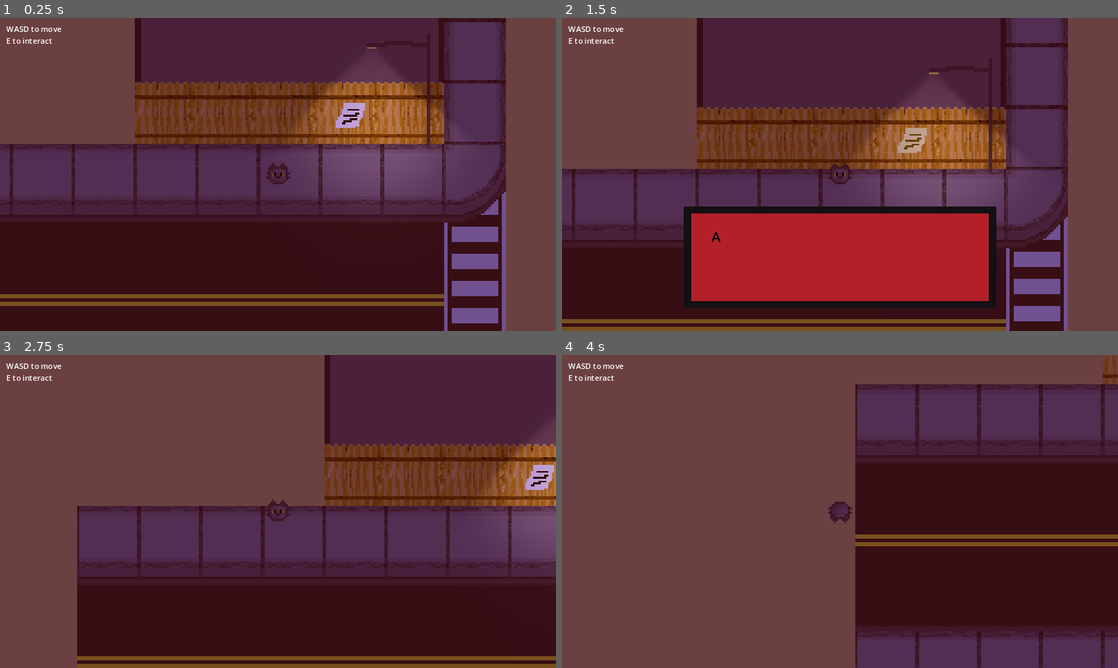
Above: before the commit, frames 1-4 (two rows, left to right).
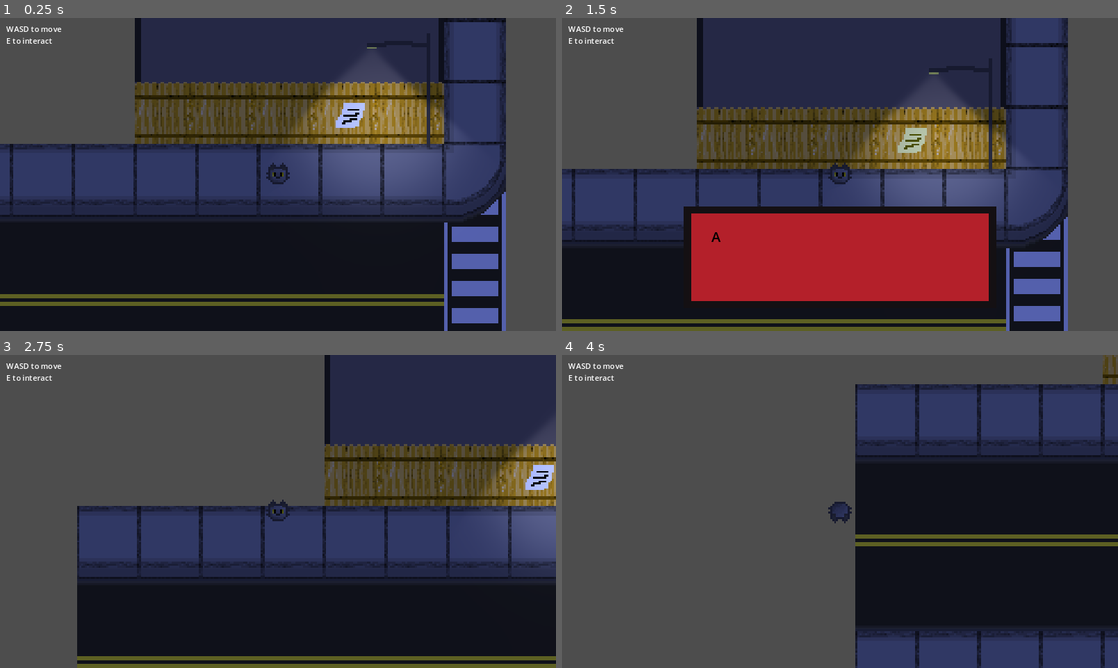
Above: after the commit, the same moments.

Repository: jatgm/TSA
Game: Godot game, scene res://Levels/game.tscn
The game is run twice, just before and just after one commit, with the same random seed, the same clock (stepped at 60 frames per second) and the same inputs. This scene is started directly instead of the project's main scene.
Inputs:
- Up to frame 1 (0.25 s): no input
- Up to frame 2 (1.5 s): tap Enter at 0.5 s; hold E (interact) 0.53-1.28 s; hold W (up) from 0.53 s (still down); tap Space at 1.25 s; tap E (interact) at 1.35 s
- Up to frame 3 (2.75 s): tap Enter at 2 s; release W (up) at 2.03 s; hold A (left) from 2.03 s (still down); hold E (interact) from 2.03 s (still down)
- Up to frame 4 (4 s): release E (interact) at 2.78 s; tap E (interact) at 2.85 s; release A (left) at 3.53 s; hold S (down) from 3.53 s (still down); hold E (interact) from 3.53 s (still down)

The runs differ from the first frame. In frame 1, 97% of the frame differs, in the area x 0-100%, y 0-100%; in frame 2, 79%; in frame 3, 99%; in frame 4, 100%.

Commit message:
need to add respawn

Diff:
--- /dev/null
+++ b/Characters/GameOverScreen.gd
@@ -0,0 +1,11 @@
+extends CanvasLayer
+
+func die():
+	$AnimationPlayer.play("blinking")
+	visible = true
+
+func _input(event):
+	if event.is_action_pressed("interact"):
+		if visible:
+			visible = false
+			get_tree().call_group("dogs", "respawn")
--- a/Characters/Hurtbox.gd
+++ b/Characters/Hurtbox.gd
@@ -4,3 +4,9 @@
 
 func take_damage():
 	damage_taken.emit()
+
+func die():
+	$"../".moving = false
+
+func revive():
+	$"../".moving = true
--- a/Characters/cat.gd
+++ b/Characters/cat.gd
@@ -55,5 +55,4 @@
 	$HitboxPivot/InteractionManager.monitoring = true
 
 func _on_hurtbox_damage_taken():
-	$Sprite2d.material.set_shader_parameter("opacity", .5)
 	shake_cam.emit(1)
--- a/Characters/cat.tscn
+++ b/Characters/cat.tscn
@@ -68,18 +68,6 @@
 "update": 0,
 "values": [0.0]
 }
-tracks/4/type = "value"
-tracks/4/imported = false
-tracks/4/enabled = true
-tracks/4/path = NodePath("Hurtbox/DamageIndication/ColorRect:color")
-tracks/4/interp = 1
-tracks/4/loop_wrap = true
-tracks/4/keys = {
-"times": PackedFloat32Array(0),
-"transitions": PackedFloat32Array(1),
-"update": 0,
-"values": [Color(1, 0, 0, 0.168627)]
-}
 
 [sub_resource type="Animation" id="Animation_j3syq"]
 resource_name = "blinking"
@@ -295,21 +283,6 @@
 "values": [0.0]
 }
 
-[sub_resource type="Animation" id="Animation_7j46h"]
-resource_name = "take damage"
-tracks/0/type = "value"
-tracks/0/imported = false
-tracks/0/enabled = true
-tracks/0/path = NodePath("Hurtbox/DamageIndication/ColorRect:color")
-tracks/0/interp = 1
-tracks/0/loop_wrap = true
-tracks/0/keys = {
-"times": PackedFloat32Array(1),
-"transitions": PackedFloat32Array(1),
-"update": 0,
-"values": [Color(1, 0, 0, 0.168627)]
-}
-
 [sub_resource type="AnimationLibrary" id="AnimationLibrary_2fmnh"]
 _data = {
 "RESET": SubResource("Animation_ycbno"),
@@ -317,8 +290,7 @@
 "move down": SubResource("Animation_gthwd"),
 "move left": SubResource("Animation_746cb"),
 "move right": SubResource("Animation_dnnmd"),
-"move up": SubResource("Animation_71e84"),
-"take damage": SubResource("Animation_7j46h")
+"move up": SubResource("Animation_71e84")
 }
 
 [sub_resource type="AnimationNodeAnimation" id="AnimationNodeAnimation_va4re"]
@@ -380,16 +352,6 @@
 collision_mask = 0
 script = ExtResource("2_atask")
 
-[node name="DamageIndication" type="CanvasLayer" parent="Hurtbox"]
-
-[node name="ColorRect" type="ColorRect" parent="Hurtbox/DamageIndication"]
-anchors_preset = 15
-anchor_right = 1.0
-anchor_bottom = 1.0
-grow_horizontal = 2
-grow_vertical = 2
-color = Color(1, 0, 0, 0.168627)
-
 [node name="CollisionShape2D" type="CollisionShape2D" parent="Hurtbox"]
 shape = SubResource("RectangleShape2D_y0kjs")
 
--- a/Characters/dog.gd
+++ b/Characters/dog.gd
@@ -13,12 +13,21 @@
 var chasing = false
 var colliding = false
 var current_interaction : Area2D
+var hit_times = 0
+var original_position = position
 
 signal take_damage
+signal shake_cam(magnitude)
 
 func transform():
 	sprite.play("head")
 	chasing = true
+
+func respawn():
+	chasing = false
+	position = original_position
+	current_interaction.revive()
+	$GameOverScreen/AnimationPlayer.play("RESET")
 
 func _physics_process(delta):
 	if not backup_dog:
@@ -70,5 +79,12 @@
 
 func _on_damage_timer_timeout():
 	if colliding and chasing:
+		print("This has been ran")
 		take_damage.emit()
+		$AnimationPlayer.play("redden_screen")
+		shake_cam.emit(1)
 		current_interaction.take_damage()
+		hit_times += 1
+		if hit_times >= 3:
+			$GameOverScreen.die()
+			current_interaction.die()
--- a/Characters/dog.tscn
+++ b/Characters/dog.tscn
@@ -1,15 +1,54 @@
-[gd_scene load_steps=27 format=3 uid="uid://lhemi3udisau"]
+[gd_scene load_steps=32 format=3 uid="uid://lhemi3udisau"]
 
 [ext_resource type="Shader" path="res://shaders/noteshader.gdshader" id="1_5xnwy"]
 [ext_resource type="Texture2D" uid="uid://dqm0bt5mljyx" path="res://Art/doghead.png" id="1_av5sx"]
 [ext_resource type="Script" path="res://Characters/dog.gd" id="1_klys3"]
 [ext_resource type="Texture2D" uid="uid://l0q27e8tfugq" path="res://Art/dog.png" id="1_tn4c4"]
+[ext_resource type="Script" path="res://Characters/GameOverScreen.gd" id="2_sc27j"]
 [ext_resource type="Script" path="res://Characters/dog_sprite.gd" id="3_b358l"]
 [ext_resource type="PackedScene" uid="uid://c2gxsjplum3s0" path="res://Hitboxes/interaction_manager.tscn" id="4_sk5sx"]
 [ext_resource type="Script" path="res://Hitboxes/Interactions/dog_interaction.gd" id="5_0ritu"]
 [ext_resource type="Texture2D" uid="uid://bxrpnf6u24any" path="res://Art/upside_down_dogheda.png" id="7_tuh1v"]
 [ext_resource type="PackedScene" uid="uid://yd6y3s48r64d" path="res://UI/dialog_player.tscn" id="8_rvcv7"]
 
+[sub_resource type="Animation" id="Animation_kqauj"]
+resource_name = "blinking"
+length = 2.0
+loop_mode = 1
+tracks/0/type = "value"
+tracks/0/imported = false
+tracks/0/enabled = true
+tracks/0/path = NodePath("Label3:theme_override_colors/font_color")
+tracks/0/interp = 1
+tracks/0/loop_wrap = true
+tracks/0/keys = {
+"times": PackedFloat32Array(0, 1, 2),
+"transitions": PackedFloat32Array(1, 1, 1),
+"update": 0,
+"values": [Color(1, 1, 1, 1), Color(1, 1, 1, 0), Color(1, 1, 1, 1)]
+}
+
+[sub_resource type="Animation" id="Animation_8yd3h"]
+length = 0.001
+tracks/0/type = "value"
+tracks/0/imported = false
+tracks/0/enabled = true
+tracks/0/path = NodePath("Label3:theme_override_colors/font_color")
+tracks/0/interp = 1
+tracks/0/loop_wrap = true
+tracks/0/keys = {
+"times": PackedFloat32Array(0),
+"transitions": PackedFloat32Array(1),
+"update": 0,
+"values": [Color(1, 1, 1, 1)]
+}
+
+[sub_resource type="AnimationLibrary" id="AnimationLibrary_hmy1f"]
+_data = {
+"RESET": SubResource("Animation_8yd3h"),
+"blinking": SubResource("Animation_kqauj")
+}
+
 [sub_resource type="Animation" id="Animation_rrrrj"]
 length = 0.001
 tracks/0/type = "value"
@@ -23,6 +62,18 @@
 "transitions": PackedFloat32Array(1),
 "update": 1,
 "values": [&"head"]
+}
+tracks/1/type = "value"
+tracks/1/imported = false
+tracks/1/enabled = true
+tracks/1/path = NodePath("DamageIndication/ColorRect:color")
+tracks/1/interp = 1
+tracks/1/loop_wrap = true
+tracks/1/keys = {
+"times": PackedFloat32Array(0),
+"transitions": PackedFloat32Array(1),
+"update": 0,
+"values": [Color(1, 0, 0, 0)]
 }
 
 [sub_resource type="Animation" id="Animation_ej20e"]
@@ -123,13 +174,30 @@
 "values": [&"head", &"upside_down_head"]
 }
 
+[sub_resource type="Animation" id="Animation_vo6w6"]
+resource_name = "redden_screen"
+length = 0.5
+tracks/0/type = "value"
+tracks/0/imported = false
+tracks/0/enabled = true
+tracks/0/path = NodePath("DamageIndication/ColorRect:color")
+tracks/0/interp = 1
+tracks/0/loop_wrap = true
+tracks/0/keys = {
+"times": PackedFloat32Array(0, 0.5),
+"transitions": PackedFloat32Array(1, 1),
+"update": 0,
+"values": [Color(0.74902, 0, 0, 0.160784), Color(1, 0, 0, 0)]
+}
+
 [sub_resource type="AnimationLibrary" id="AnimationLibrary_7o7kn"]
 _data = {
 "RESET": SubResource("Animation_rrrrj"),
 "move down": SubResource("Animation_ej20e"),
 "move left": SubResource("Animation_1nx7n"),
 "move right": SubResource("Animation_neky6"),
-"move up": SubResource("Animation_01h6x")
+"move up": SubResource("Animation_01h6x"),
+"redden_screen": SubResource("Animation_vo6w6")
 }
 
 [sub_resource type="RectangleShape2D" id="RectangleShape2D_eqhjb"]
@@ -200,6 +268,78 @@
 [node name="dog" type="CharacterBody2D" groups=["dogs"]]
 y_sort_enabled = true
 script = ExtResource("1_klys3")
+metadata/_edit_group_ = true
+
+[node name="GameOverScreen" type="CanvasLayer" parent="."]
+visible = false
+script = ExtResource("2_sc27j")
+
+[node name="ColorRect" type="ColorRect" parent="GameOverScreen"]
+anchors_preset = 15
+anchor_right = 1.0
+anchor_bottom = 1.0
+grow_horizontal = 2
+grow_vertical = 2
+color = Color(0.698039, 0, 0, 0.454902)
+
+[node name="Label" type="Label" parent="GameOverScreen"]
+anchors_preset = 5
+anchor_left = 0.5
+anchor_right = 0.5
+offset_left = -221.0
+offset_top = 117.0
+offset_right = 221.0
+offset_bottom = 226.0
+grow_horizontal = 2
+theme_override_font_sizes/font_size = 77
+text = "GAME OVER"
+
+[node name="Label2" type="Label" parent="GameOverScreen"]
+anchors_preset = 8
+anchor_left = 0.5
+anchor_top = 0.5
+anchor_right = 0.5
+anchor_bottom = 0.5
+offset_left = -236.5
+offset_top = -101.0
+offset_right = 236.5
+offset_bottom = -56.0
+grow_horizontal = 2
+grow_vertical = 2
+theme_override_font_sizes/font_size = 30
+text = "\"You can't run... but you can hide!\""
+
+[node name="Label3" type="Label" parent="GameOverScreen"]
+anchors_preset = 8
+anchor_left = 0.5
+anchor_top = 0.5
+anchor_right = 0.5
+anchor_bottom = 0.5
+offset_left = -236.5
+offset_top = 95.0
+offset_right = 236.5
+offset_bottom = 140.0
+grow_horizontal = 2
+grow_vertical = 2
+theme_override_colors/font_color = Color(1, 1, 1, 1)
+theme_override_font_sizes/font_size = 20
+text = "Press [E] to continue..."
+horizontal_alignment = 1
+
+[node name="AnimationPlayer" type="AnimationPlayer" parent="GameOverScreen"]
+libraries = {
+"": SubResource("AnimationLibrary_hmy1f")
+}
+
+[node name="DamageIndication" type="CanvasLayer" parent="."]
+
+[node name="ColorRect" type="ColorRect" parent="DamageIndication"]
+anchors_preset = 15
+anchor_right = 1.0
+anchor_bottom = 1.0
+grow_horizontal = 2
+grow_vertical = 2
+color = Color(1, 0, 0, 0)
 
 [node name="AnimationPlayer" type="AnimationPlayer" parent="."]
 libraries = {
--- a/Levels/intro.tscn
+++ b/Levels/intro.tscn
@@ -205,7 +205,6 @@
 	if $\"../cat/RemoteTransform2D\".update_position == false and shake_timer < 0 and code_based_tracking:
 		position = cat.position
 
-
 func shake(magnitude):
 	shake_timer = shake_duration
 	shake_magnitude = magnitude
Not shown: 1 places in Characters/cat.tscn that only renumber resources
